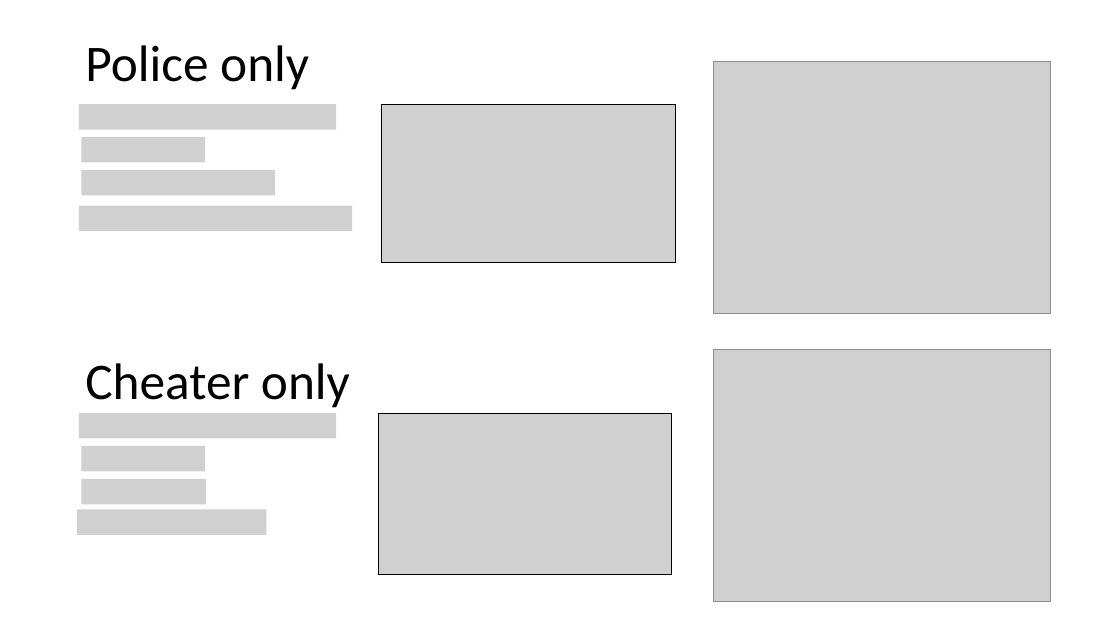
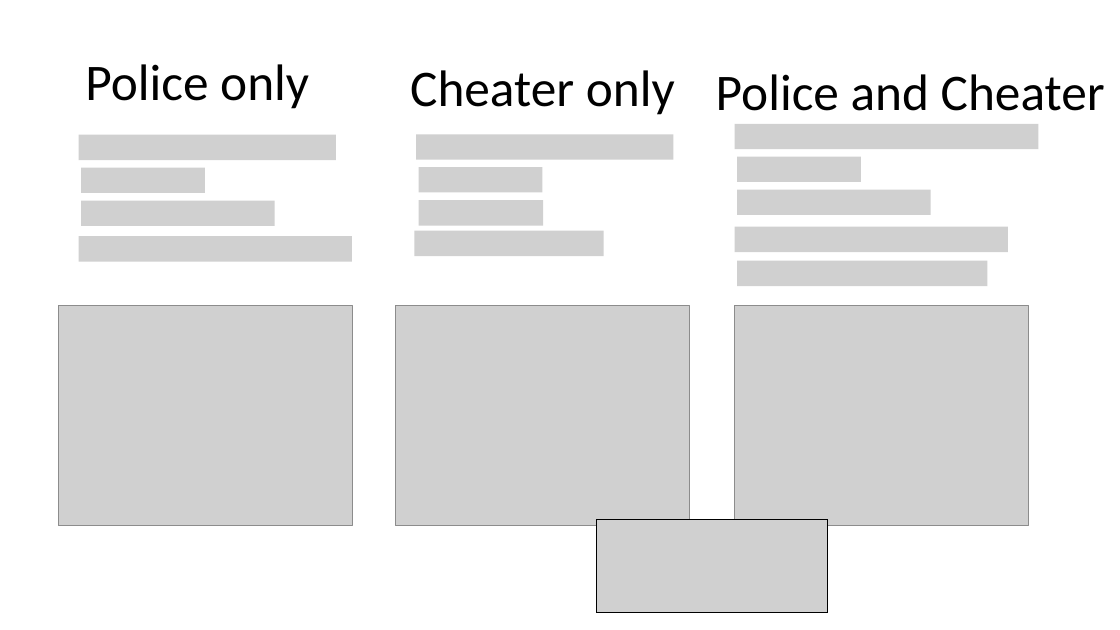
Before and after one commit to lynnbry/bacpo_git, a slide deck: slide 3 of Products/AW_fin.pptx (slide 4 before the commit). Drawn at 1120x630 pixels with LibreOffice and Linux fonts; fonts in the diff are those of the drawing; grey boxes stand for pictures. Boxes give left, top, right and bottom in pixels: in the first picture for what was removed or moved away, otherwise in the second. Text is boxed around its words. In the diff, an @@ line names an element or a change of style, - is before the commit and + after.

Commit message:
condensed slides added full system case moved reproducibility added next steps

```diff
--- a/Products/AW_fin.pptx
+++ b/Products/AW_fin.pptx
@@ title "Police only": place and size @@
-title "Police only" at [85, 45, 309, 90]
+title "Police only" at [85, 64, 309, 109]
@@ text "Cheater only": place and size @@
-text "Cheater only" at [85, 363, 350, 408]
+text "Cheater only" at [410, 70, 675, 115]
@@ text added at [716, 74, 1105, 111], 44 pt, text #000000 @@
+Police and Cheater
@@ picture removed at [79, 104, 336, 129] @@
@@ picture removed at [382, 104, 676, 262] @@
@@ picture added at [79, 134, 336, 160] @@
@@ picture removed at [82, 137, 205, 162] @@
@@ picture added at [416, 134, 673, 160] @@
@@ picture added at [735, 124, 1039, 149] @@
@@ picture: place and size @@
-picture at [82, 170, 275, 195]
+picture at [81, 167, 204, 192]
@@ picture added at [418, 167, 542, 192] @@
@@ picture added at [737, 156, 860, 181] @@
@@ picture removed at [79, 206, 352, 231] @@
@@ picture added at [81, 201, 274, 226] @@
@@ picture added at [418, 200, 543, 225] @@
@@ picture added at [737, 190, 930, 215] @@
@@ picture added at [79, 236, 352, 261] @@
@@ picture added at [414, 231, 604, 256] @@
@@ picture added at [735, 227, 1008, 252] @@
@@ picture added at [737, 260, 987, 286] @@
@@ picture: place and size @@
-picture at [713, 61, 1050, 313]
+picture at [58, 306, 352, 526]
@@ picture: place and size @@
-picture at [713, 350, 1050, 602]
+picture at [396, 306, 690, 526]
@@ picture added at [735, 306, 1029, 526] @@
@@ picture removed at [79, 413, 336, 439] @@
@@ picture removed at [378, 413, 672, 575] @@
@@ picture removed at [82, 446, 205, 471] @@
@@ picture removed at [82, 479, 206, 504] @@
@@ picture removed at [77, 509, 267, 534] @@
@@ picture added at [597, 519, 828, 613] @@
```
Also in this commit, not shown: 4 other slides changed, 2 slides removed.
